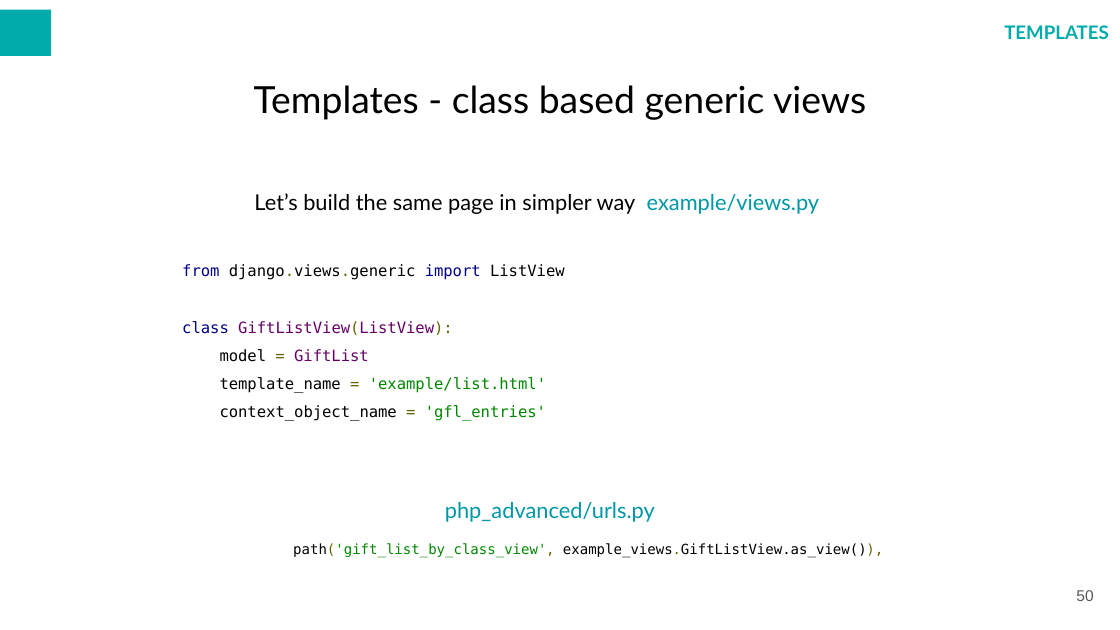
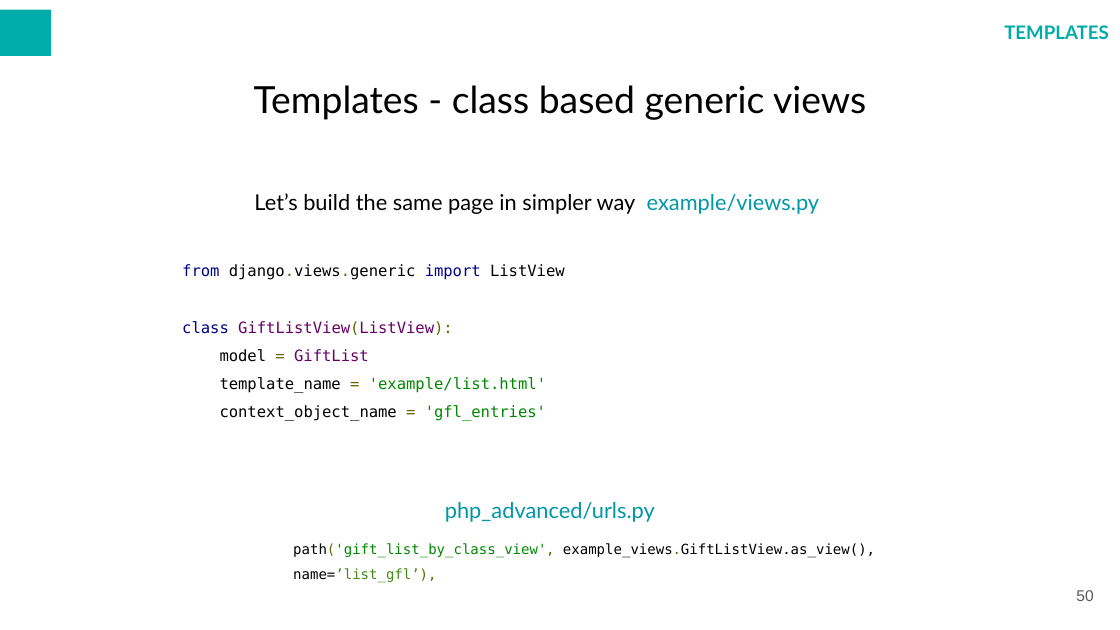
Before and after one commit to warcholprzemo/php-advanced, a slide deck: slide 50 of docs/PHP ADVANCED.odp. Drawn at 1120x630 pixels with LibreOffice and Linux fonts; fonts in the diff are those of the drawing; background and template pictures are left out. Boxes give left, top, right and bottom in pixels: in the first picture for what was removed or moved away, otherwise in the second. Text is boxed around its words. In the diff, an @@ line names an element or a change of style, - is before the commit and + after.

```diff
--- a/docs/PHP ADVANCED.odp
+++ b/docs/PHP ADVANCED.odp
@@ text at bbox=[293, 543, 875, 583]: text changed @@
-path('gift_list_by_class_view', example_views.GiftListView.as_view()),
+path('gift_list_by_class_view', example_views.GiftListView.as_view(), name=’list_gfl’),
```
Also in this commit, not shown: 11 other slides changed, 9 other files.
